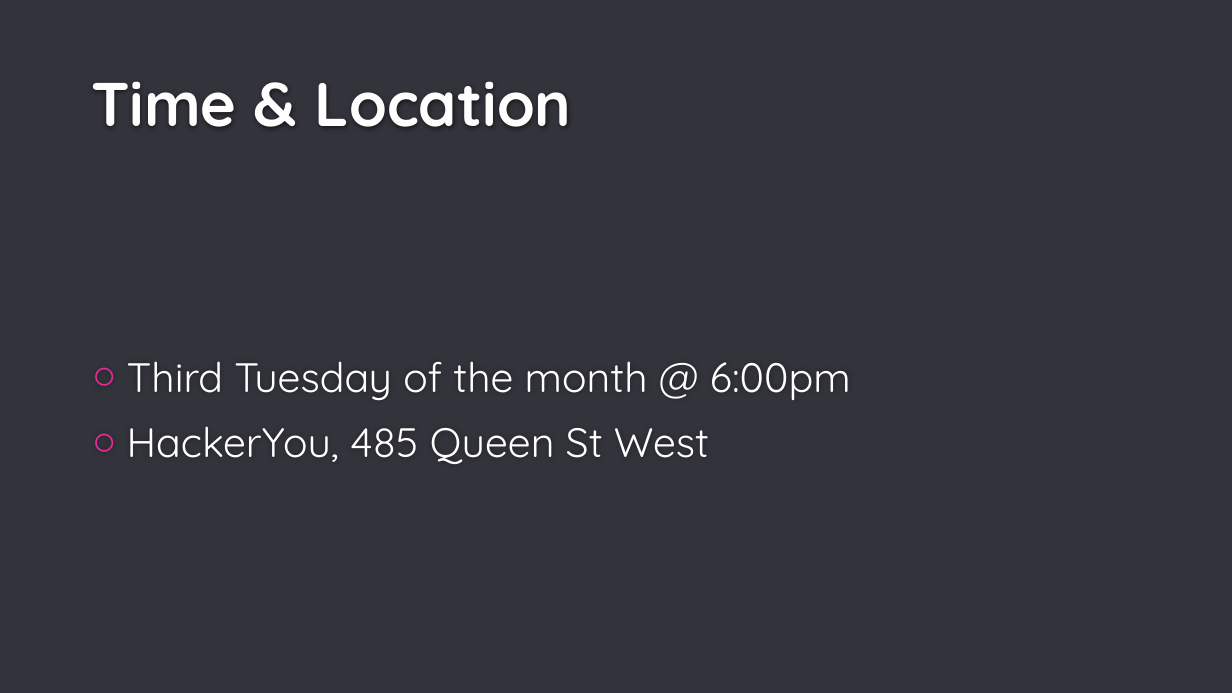
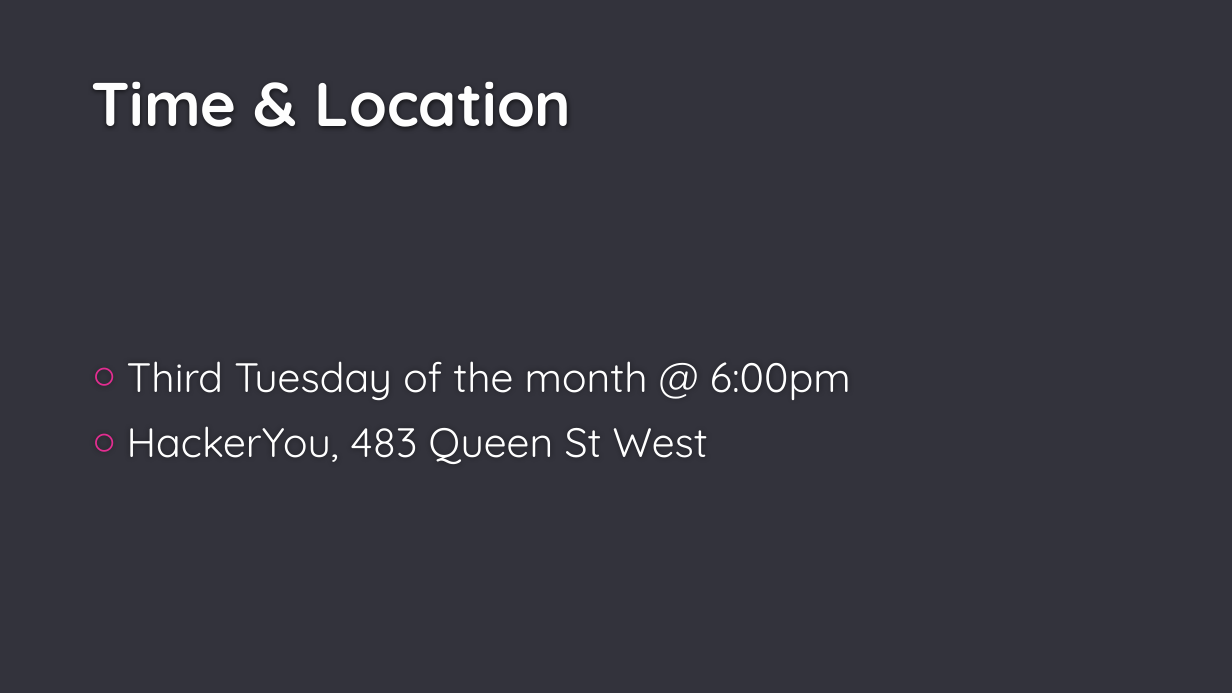
Before and after one commit to TorontoMobileDevelopers/Presentations, a slide deck: slide 2 of 2018-05-15_Build_HttpTracer_XF3/2018-05-15_Build_HttpTracer_XF3.pptx. Drawn at 1232x693 pixels with LibreOffice and Linux fonts; fonts in the diff are those of the drawing; background and template pictures are left out. Boxes give left, top, right and bottom in pixels: in the first picture for what was removed or moved away, otherwise in the second. Text is boxed around its words. In the diff, an @@ line names an element or a change of style, - is before the commit and + after.

```diff
--- a/2018-05-15_Build_HttpTracer_XF3/2018-05-15_Build_HttpTracer_XF3.pptx
+++ b/2018-05-15_Build_HttpTracer_XF3/2018-05-15_Build_HttpTracer_XF3.pptx
@@ text at bbox=[127, 426, 708, 464]: text changed @@
-○ HackerYou, 485 Queen St West
+○ HackerYou, 483 Queen St West
```
Also in this commit, not shown: 7 other slides changed, 29 slides added, 1 slide removed, 1 other file.
